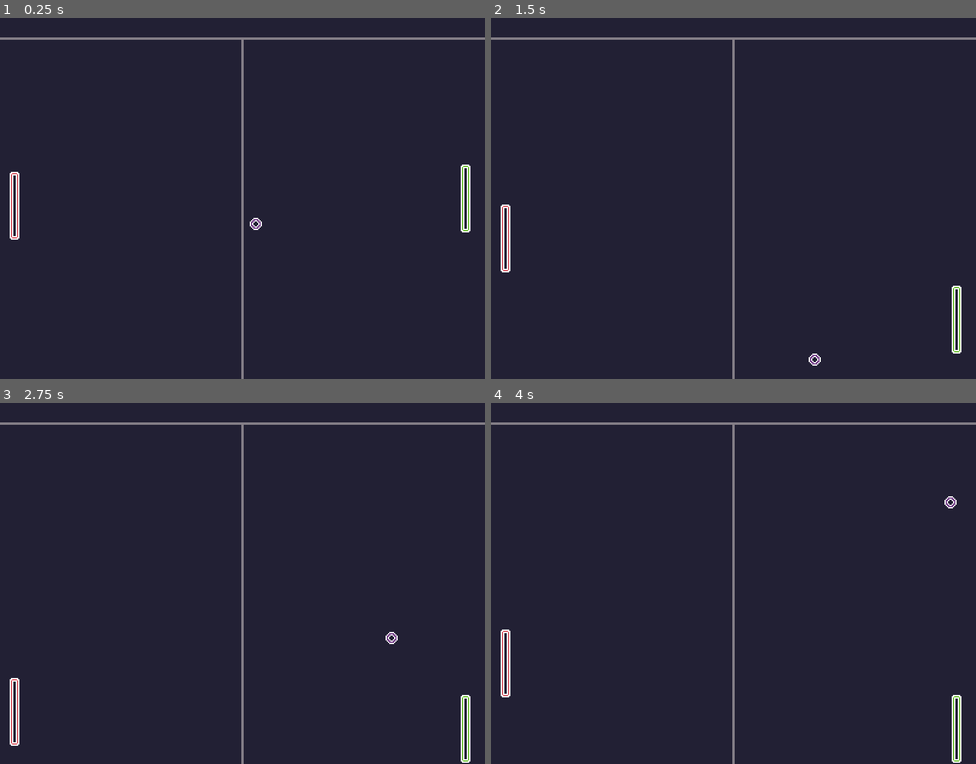
Above: before the commit, frames 1-4 (two rows, left to right).
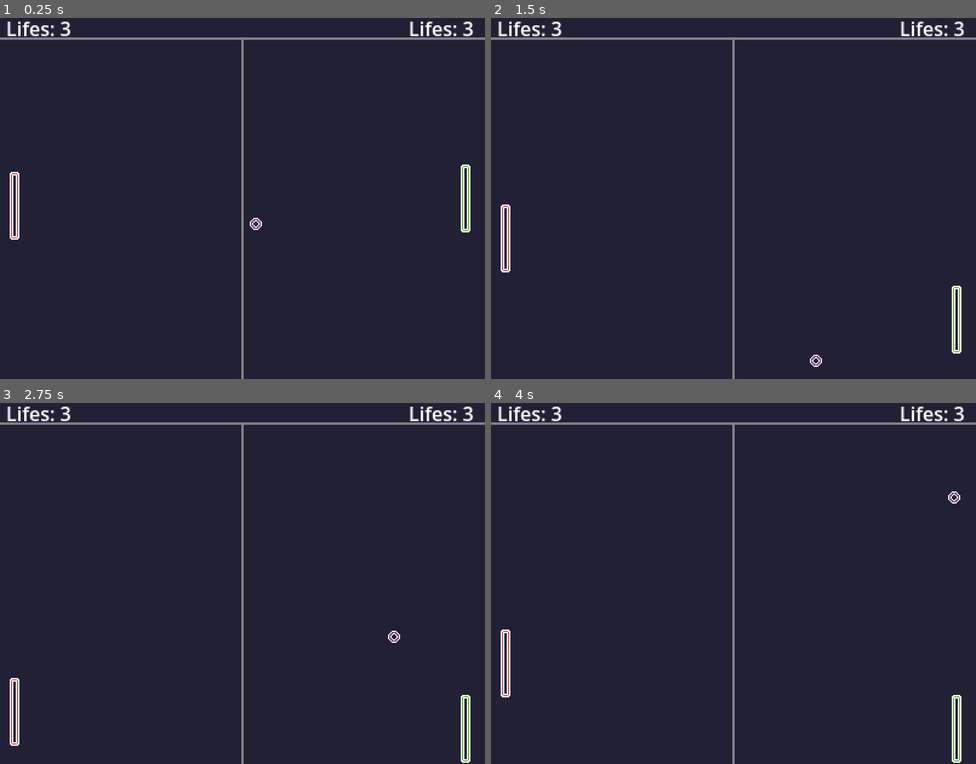
Above: after the commit, the same moments.

Repository: phantomvines/the_20_games_challenge
Game: Godot game, scene res://scenes/main.tscn
The game is run twice, just before and just after one commit, with the same random seed, the same clock (stepped at 60 frames per second) and the same inputs.
Inputs:
- Up to frame 1 (0.25 s): no input
- Up to frame 2 (1.5 s): tap Enter at 0.5 s; hold Down (right_down) 0.53-1.28 s; hold S (left_down) from 1.28 s (still down)
- Up to frame 3 (2.75 s): release S (left_down) at 2.03 s; hold Down (right_down) from 2.03 s (still down)
- Up to frame 4 (4 s): release Down (right_down) at 2.78 s; hold W (left_up) 2.78-3.53 s; hold S (left_down) from 3.53 s (still down)

The runs differ from the first frame. In frame 1, 0.5% of the frame differs, in the area x 1-98%, y 1-6%; in frame 2, 0.5%; in frame 3, 0.5%; in frame 4, 0.6%, in the area x 1-98%, y 1-30%.

Commit message:
hit area, labels basic

Diff:
--- a/pong/scenes/main.gd
+++ b/pong/scenes/main.gd
@@ -2,3 +2,7 @@
 
 # TODO: get signal from ball when hit area hit
 # TODO: labels for Score
+
+
+func _on_ball_ball_hit(String) -> void:
+	pass # Replace with function body.
--- a/pong/scenes/main.tscn
+++ b/pong/scenes/main.tscn
@@ -51,17 +51,32 @@
 position = Vector2(200, 10)
 shape = SubResource("RectangleShape2D_sugp2")
 
-[node name="left_hit_area" type="Area2D" parent="." groups=["left_hit_area"]]
+[node name="left_hit_area" type="StaticBody2D" parent="." groups=["left_hit_area"]]
 
 [node name="CollisionShape2D" type="CollisionShape2D" parent="left_hit_area" groups=["left_hit_area"]]
 position = Vector2(-2, 161.59)
 scale = Vector2(1.04821, 4.48205)
 shape = SubResource("RectangleShape2D_tbgi4")
 
-[node name="right_hit_area" type="Area2D" parent="." groups=["right_hit_area"]]
+[node name="right_hit_area" type="StaticBody2D" parent="." groups=["right_hit_area"]]
 
 [node name="CollisionShape2D" type="CollisionShape2D" parent="right_hit_area" groups=["right_hit_area"]]
 position = Vector2(401.5, 160)
 shape = SubResource("RectangleShape2D_tefeu")
 
+[node name="lives_player_1" type="Label" parent="."]
+offset_left = 5.0
+offset_top = -1.0
+offset_right = 45.0
+offset_bottom = 22.0
+text = "Lifes: 3"
+
+[node name="lives_player_2" type="Label" parent="."]
+offset_left = 337.0
+offset_top = -1.0
+offset_right = 394.0
+offset_bottom = 22.0
+text = "Lifes: 3"
+
+[connection signal="ball_hit" from="ball" to="." method="_on_ball_ball_hit"]
 [connection signal="body_entered" from="ball" to="ball" method="_on_body_entered"]
--- a/pong/scripts/ball.gd
+++ b/pong/scripts/ball.gd
@@ -4,14 +4,19 @@
 @export var ball_speed = 100
 var ball_dir = Vector2(1,2).normalized()
 
+# for speeding up the ball
+var time_elapsed = 0
+
 # Emmission length of particles
 var emission_length = 0.1
 
-signal ball_hit()
+signal ball_hit(String)
 
 func _process(delta: float) -> void:
 	# move ball in direction
-	position += ball_dir * ball_speed * delta
+	time_elapsed += delta
+	position += ball_dir * (ball_speed+time_elapsed) * delta
+	#print(time_elapsed)
 
 func _on_body_entered(body: Node2D) -> void:
 	# Bounce off of Player
@@ -30,12 +35,14 @@
 
 	# ball hits left hit area, teleported to middle
 	if body.is_in_group("left_hit_area"):
+		print("left")
 		position = Vector2(200, 150)
 		ball_dir = Vector2(1,2).normalized()
 		ball_hit.emit("left")
 
 	# ball hits right hit area, teleported to middle
 	if body.is_in_group("right_hit_area"):
+		print("right")
 		position = Vector2(200, 150)
 		ball_dir = Vector2(1,2).normalized()
 		ball_hit.emit("right")
